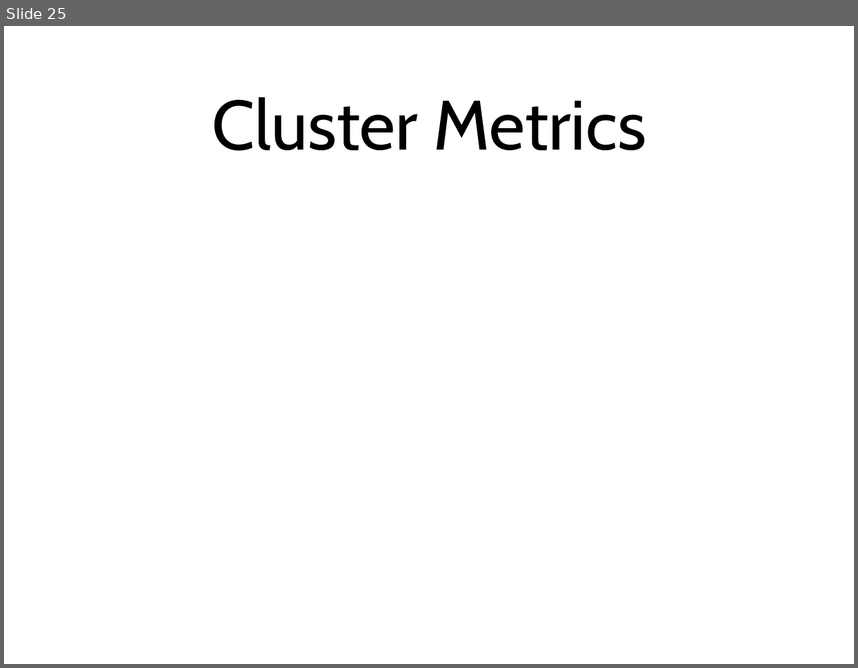
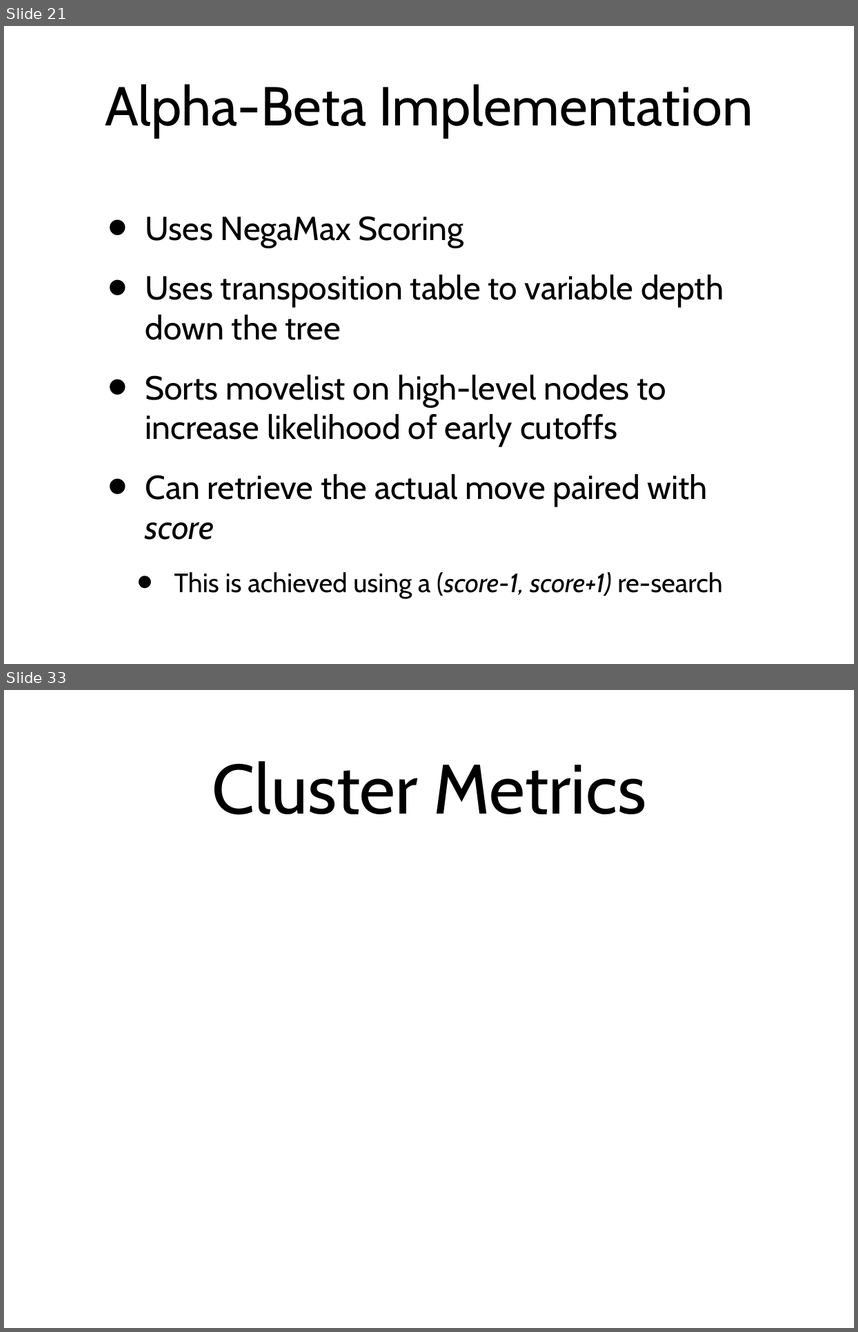
Before and after one commit to amod0017/rit-othello, a slide deck: Othello/other/Othello-Presentation-2.ppt. Shown one above the other, each under a label of ours: slide 25 before the commit, slides 21 and 33 after it; the slides between them are not shown. The pictures are 858x668 and 858x1332 pixels, drawn with LibreOffice and Linux fonts; fonts in the diff are those of the drawing. Boxes give left, top, right and bottom in pixels: in the first picture for what was removed or moved away, otherwise in the second. Text is boxed around its words. In the diff, an @@ line names an element or a change of style, - is before the commit and + after.

```diff
--- a/Othello/other/Othello-Presentation-2.ppt
+++ b/Othello/other/Othello-Presentation-2.ppt
@@ slide 21 added at [4,26,854,664], background #FFFFFF @@
@@ title added at [105,84,753,137], 66 pt, text #000000 @@
+Alpha-Beta Implementation
@@ text added at [145,216,724,598], 40 pt, text #000000 @@
+• Uses NegaMax Scoring
+• Uses transposition table to variable depth down the tree
+• Sorts movelist on high-level nodes to increase likelihood of early cutoffs
+• Can retrieve the actual move paired with score
+  • This is achieved using a (score-1, score+1) re-search
@@ what was slide 25 is now slide 33 @@
```
Also in this commit, not shown: 11 slides changed, 18 other slides added, 11 slides removed.
